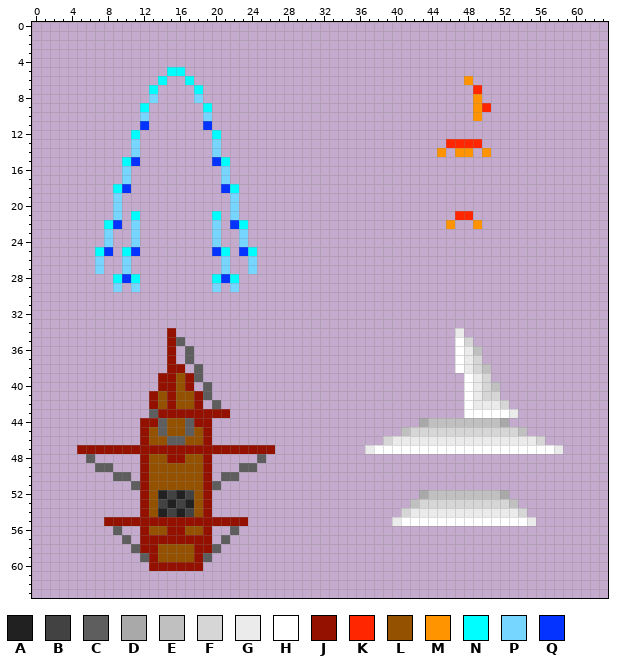
Edited in one commit: pixel-art sprite (src/assets/entities/mast_3.png). This is how it looked before the edit.
The file is 64x64 pixels.
Palette (. is transparent): A #212121  B #424242  C #5e5e5e  D #a9a9a9  E #c0c0c0  F #d6d6d6  G #ebebeb  H #ffffff  J #941100  K #ff2600  L #945200  M #ff9300  N #00fdff  P #76d6ff  Q #0433ff
New version:
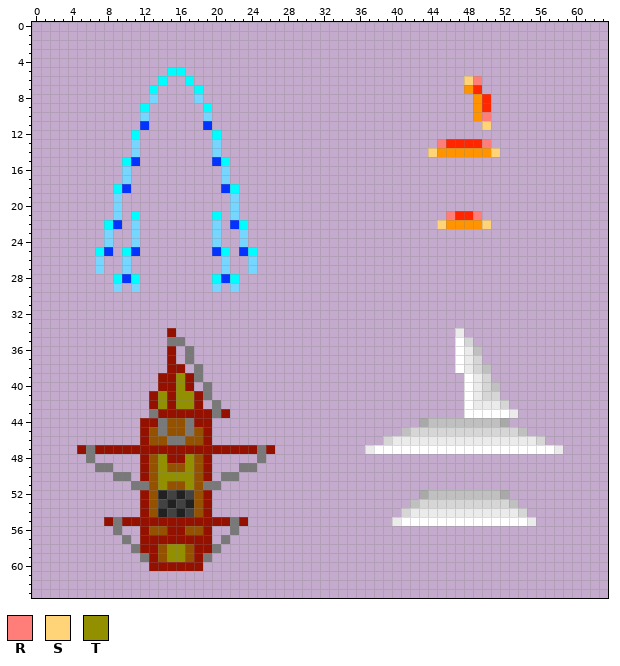
Colours new in this view: R #ff7e79  S #ffd479  T #929000
The exact change:
Colour C changes from #5e5e5e to #797979.
Colour J becomes colour C in row 35 at x 15; in row 43 at x 20; in row 47 at x 6 and 25; in row 51 at x 12 and 19; in row 55 at x 9 and 22.
The author put colour K in row 8 at x 50.
The author put colour M in row 7 at x 48; in row 14 at x 46 and 49; in row 22 at x 47 to 48.
The author put colour R in row 6 at x 49; in row 10 at x 50; in row 13 at x 45 and 50; in row 21 at x 46 and 49.
The author put colour S in row 11 at x 50; in row 14 at x 44 and 51; in row 22 at x 45 and 50.
Colour M becomes colour S in row 6 at x 48.
Colour L becomes colour T in rows 39 to 40 at x 16; in rows 41 to 42 at x 14 and 16 to 17; in rows 48 to 49 at x 14 and 17; in row 50 at x 14 to 17; in row 51 at x 14 and 17; in rows 58 to 59 at x 15 to 16.
Where, in picture pixels (left, top, right, bottom), the same in both pictures:
changed: (428, 76, 500, 157)
added: (437, 211, 491, 229)
changed: (86, 337, 266, 562)
